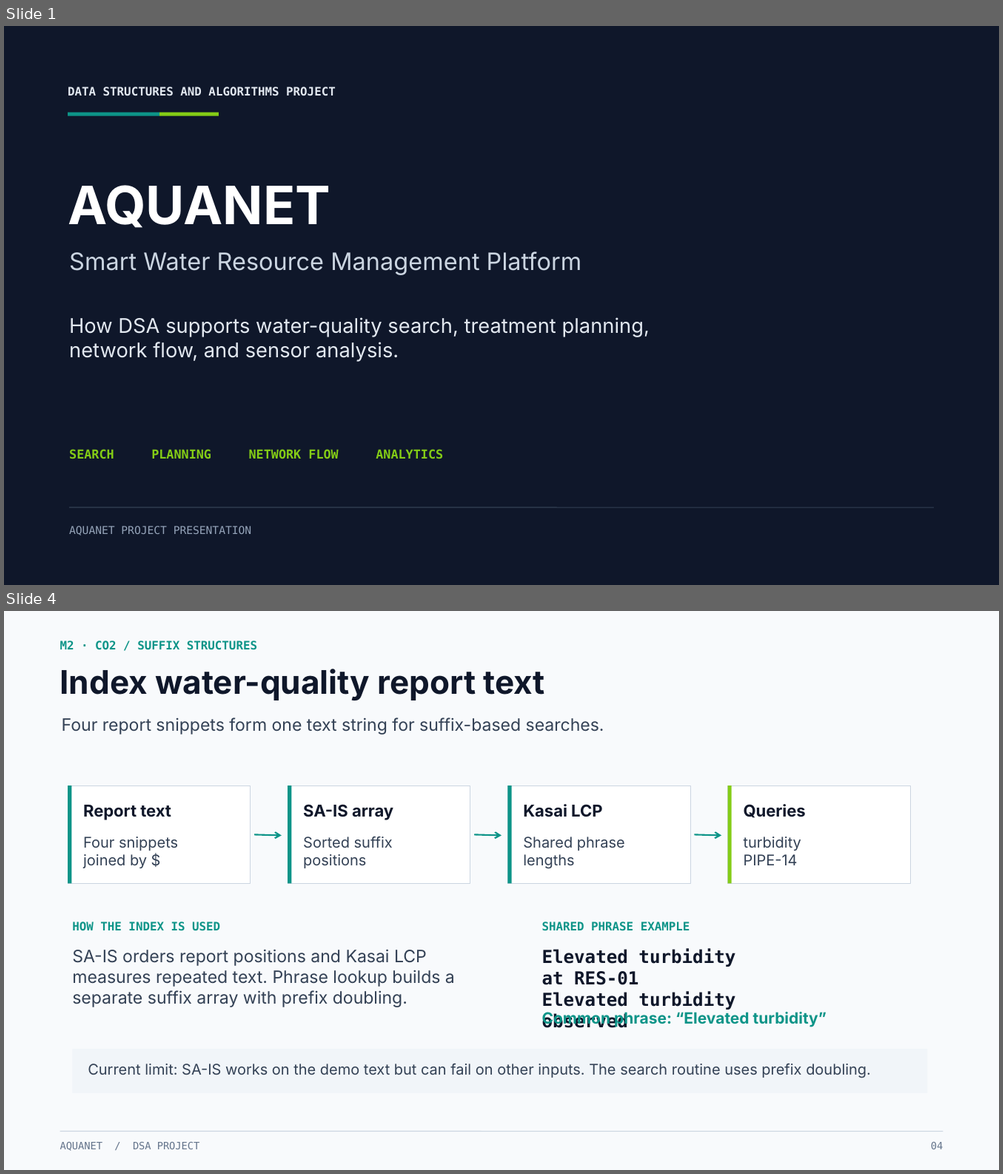
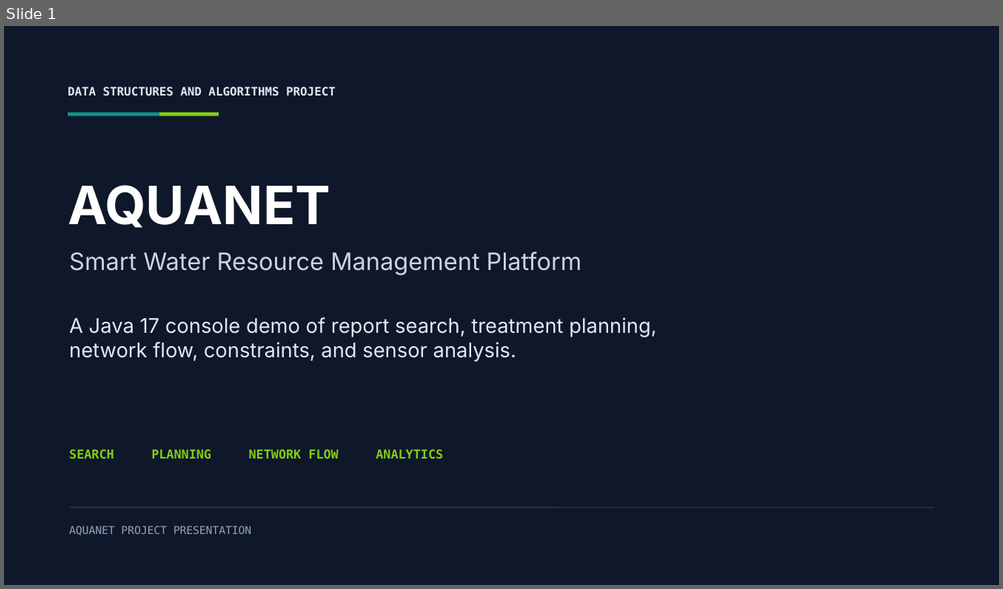
Before and after one commit to yashwanth-1729/aqua-net, a slide deck: presentation/AquaNet_DSA_Project_Presentation.pptx. Shown one above the other, each under a label of ours: slides 1 and 4 before the commit, slide 1 after it; the slides between them are not shown. The pictures are 1003x1174 and 1003x589 pixels, drawn with LibreOffice and Linux fonts; fonts in the diff are those of the drawing. Boxes give left, top, right and bottom in pixels: in the first picture for what was removed or moved away, otherwise in the second. Text is boxed around its words. In the diff, an @@ line names an element or a change of style, - is before the commit and + after.

```diff
--- a/presentation/AquaNet_DSA_Project_Presentation.pptx
+++ b/presentation/AquaNet_DSA_Project_Presentation.pptx
@@ slide 4 removed at (4, 611, 999, 1170), background #F8FAFC @@
@@ text removed at (60, 641, 257, 650) @@
-M2 · CO2 / SUFFIX STRUCTURES
@@ text removed at (60, 669, 545, 701) @@
-Index water-quality report text
@@ text removed at (62, 718, 604, 735) @@
-Four report snippets form one text string for suffix-based searches.
@@ rectangle removed at (68, 786, 250, 883) @@
@@ rectangle removed at (68, 786, 71, 883) @@
@@ rectangle removed at (287, 786, 470, 883) @@
@@ rectangle removed at (287, 786, 291, 883) @@
@@ rectangle removed at (508, 786, 691, 883) @@
@@ rectangle removed at (508, 786, 512, 883) @@
@@ rectangle removed at (728, 786, 910, 883) @@
@@ rectangle removed at (728, 786, 731, 883) @@
@@ text removed at (83, 805, 171, 820) @@
-Report text
@@ text removed at (303, 804, 393, 820) @@
-SA-IS array
@@ text removed at (523, 804, 602, 817) @@
-Kasai LCP
@@ text removed at (743, 804, 805, 818) @@
-Queries
@@ text removed at (83, 837, 178, 869) @@
-Four snippets
-joined by $
@@ arrow removed from (254, 834) to (282, 835) @@
@@ text removed at (303, 836, 392, 869) @@
-Sorted suffix
-positions
@@ arrow removed from (474, 834) to (502, 835) @@
@@ text removed at (523, 837, 625, 869) @@
-Shared phrase
-lengths
@@ arrow removed from (694, 834) to (721, 835) @@
@@ text removed at (743, 837, 801, 866) @@
-turbidity
-PIPE-14
@@ text removed at (72, 922, 220, 931) @@
-HOW THE INDEX IS USED
@@ text removed at (542, 922, 690, 931) @@
-SHARED PHRASE EXAMPLE
@@ text removed at (72, 949, 455, 1008) @@
-SA-IS orders report positions and Kasai LCP measures repeated text. Phrase lookup builds a separate suffix array with prefix doubling.
@@ text removed at (542, 948, 735, 1028) @@
-Elevated turbidity at RES-01
-Elevated turbidity observed
@@ text removed at (542, 1011, 826, 1028) @@
-Common phrase: “Elevated turbidity”
@@ rectangle removed at (73, 1050, 928, 1093) @@
@@ text removed at (88, 1064, 871, 1079) @@
-Current limit: SA-IS works on the demo text but can fail on other inputs. The search routine uses prefix doubling.
@@ line removed from (60, 1132) to (942, 1132) @@
@@ text removed at (60, 1142, 199, 1151) @@
-AQUANET / DSA PROJECT
@@ text removed at (930, 1142, 942, 1150) @@
-04
@@ slide 1 changed as well @@
@@ text at (69, 318, 656, 362): text changed @@
-How DSA supports water-quality search, treatment planning,
-network flow, and sensor analysis.
+A Java 17 console demo of report search, treatment planning,
+network flow, constraints, and sensor analysis.
```
Also in this commit, not shown: 5 other slides changed, 3 other slides removed.
